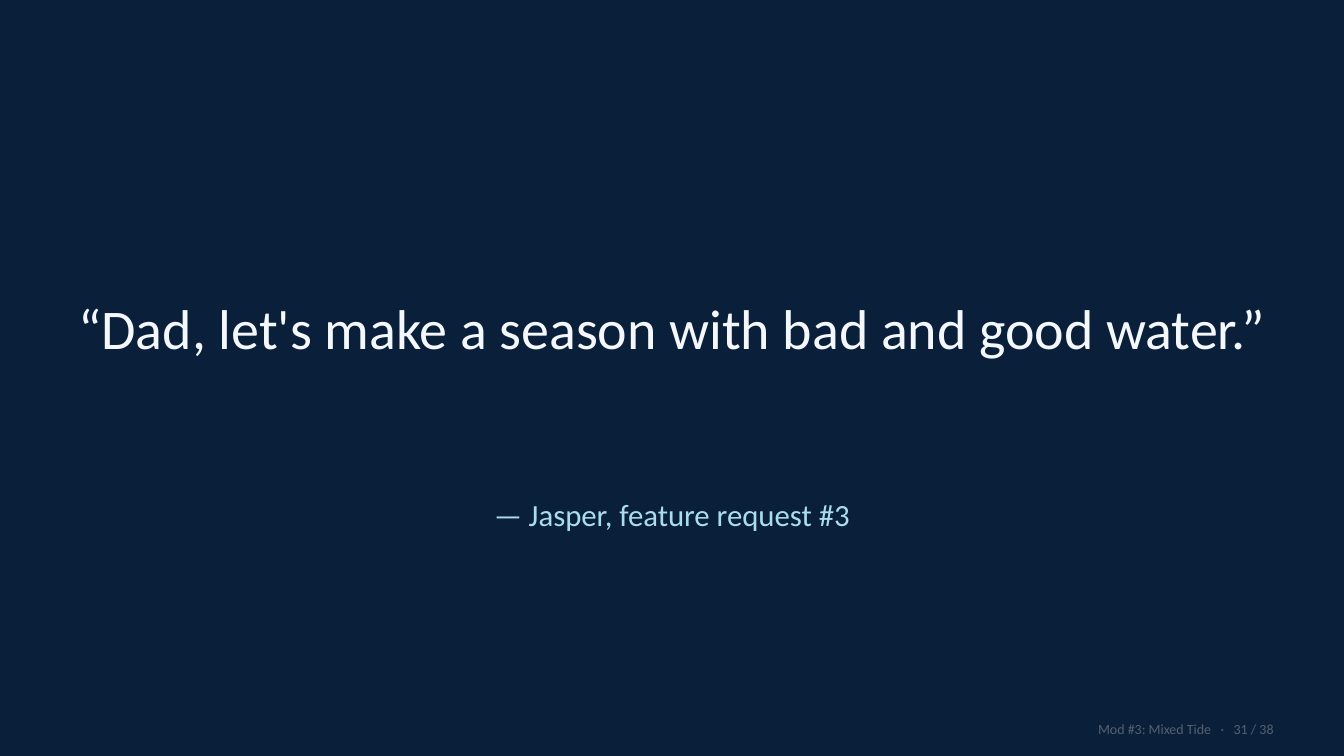
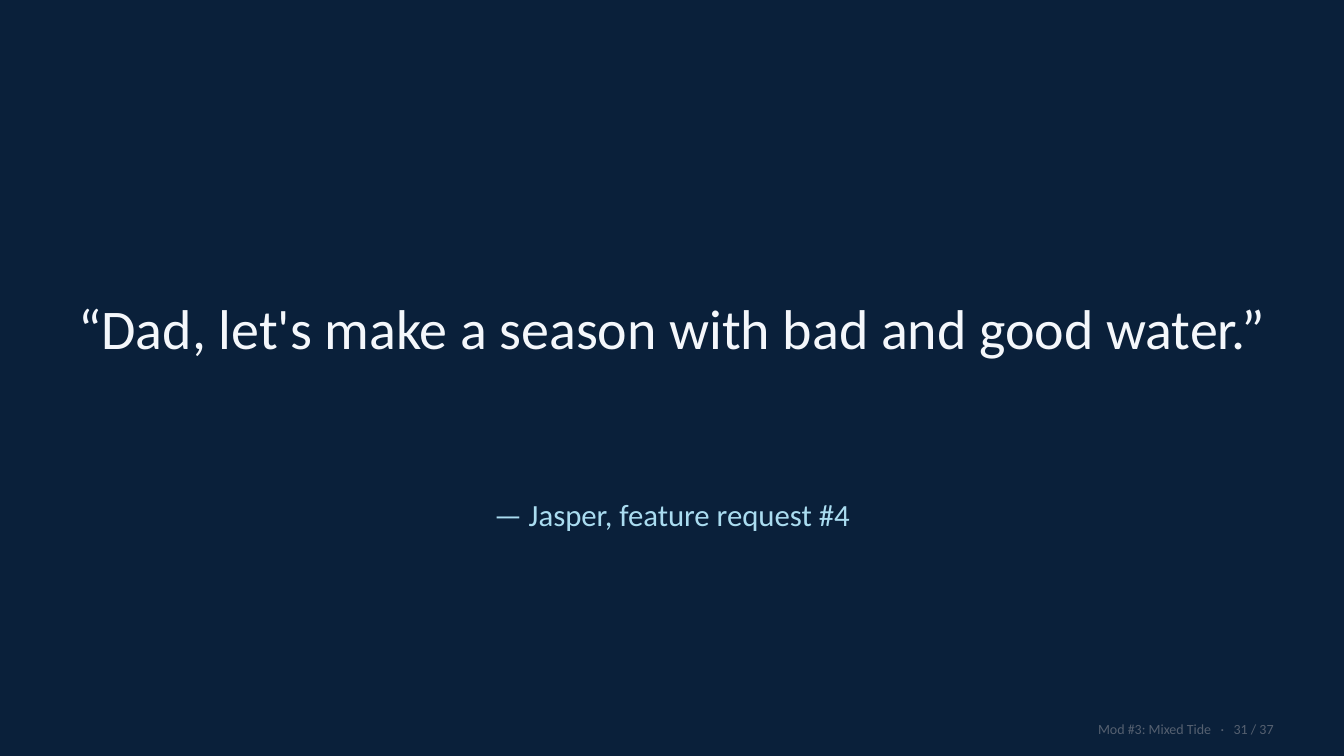
Before and after one commit to Spycho/timberborn-flood-mod, a slide deck: slide 31 of talk/timberborn-talk.pptx. Drawn at 1344x756 pixels with LibreOffice and Linux fonts; fonts in the diff are those of the drawing. Boxes give left, top, right and bottom in pixels: in the first picture for what was removed or moved away, otherwise in the second. Text is boxed around its words. In the diff, an @@ line names an element or a change of style, - is before the commit and + after.

```diff
--- a/talk/timberborn-talk.pptx
+++ b/talk/timberborn-talk.pptx
@@ text at [529,505,850,531]: text changed @@
-— Jasper, feature request #3
+— Jasper, feature request #4
@@ text at [1098,724,1273,734]: text changed @@
-Mod #3: Mixed Tide · 31 / 38
+Mod #3: Mixed Tide · 31 / 37
```
Also in this commit, not shown: 34 other slides changed, 1 slide removed, 2 other files.
